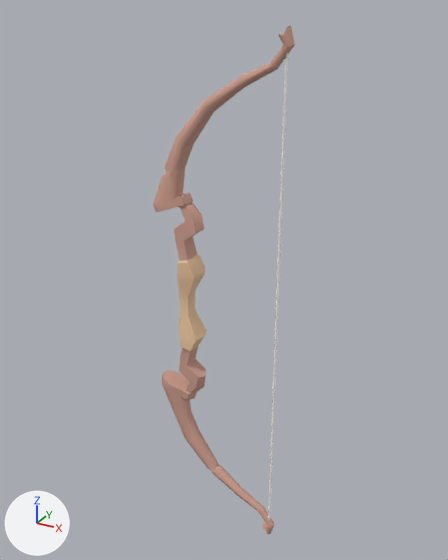
One commit to the glTF model example_game/world/props/bow.prop/model.glb: the scene before it, then after it.
Both versions are drawn from a camera (50 mm lens) standing at (0.564, -0.997, 1.091) and looking at (0.0, 0.028, 0.579). Arrows for +X, +Y and +Z are at lower left; the lights stay in place. The older version comes first. Vertices at exactly the same position are counted once.

The scene before the commit, as lines of its bpy script (objects in view):
```python
me_model = bpy.data.meshes.new('model')
me_model.from_pydata(...)  # 336 vertices, 660 faces; spans x -0.147..0.147, y -0.024..0.024, z -0.02..1.066
me_model.materials.append(mat_style)
ob_model = bpy.data.objects.new('model', me_model)
ob_model.location = (0.0, 0.0, 0.0)
```
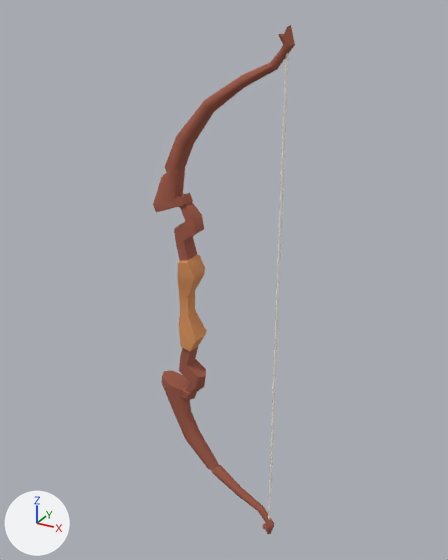
The change, as a list of edits to the scene's bpy script:
```text
Change me_model:
    where me_model.from_pydata(...)  # 336 vertices, 660 faces; spans x -0.147..0.147, y -0.024..0.024, z -0.02..1.066
    used by ob_model
    me_model part 1: 540 faces centred in x -0.139..0.142, y -0.022..0.022, z -0.018..1.064 are repainted in the vertex colours; the middle colour goes from beige #d0a090 to brown #a05a47
    me_model part 2: 120 faces centred in x -0.09..0.135, y -0.023..0.023, z 0.183..0.862 are repainted in the vertex colours; the middle colour goes from beige #edc7a0 to orange #d9915a
```

Boxes [x1, y1, x2, y2] around the edits, measured in the pictures (448 x 560 px):
part 1 of me_model, recoloured
    both: [153, 25, 295, 534]
part 2 of me_model, recoloured
    both: [178, 53, 289, 520]
